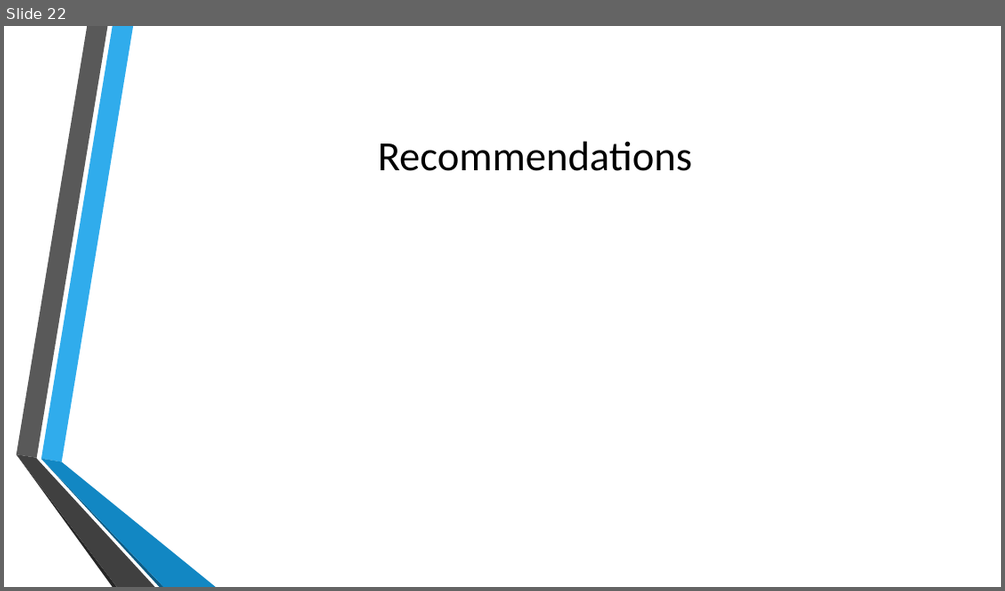
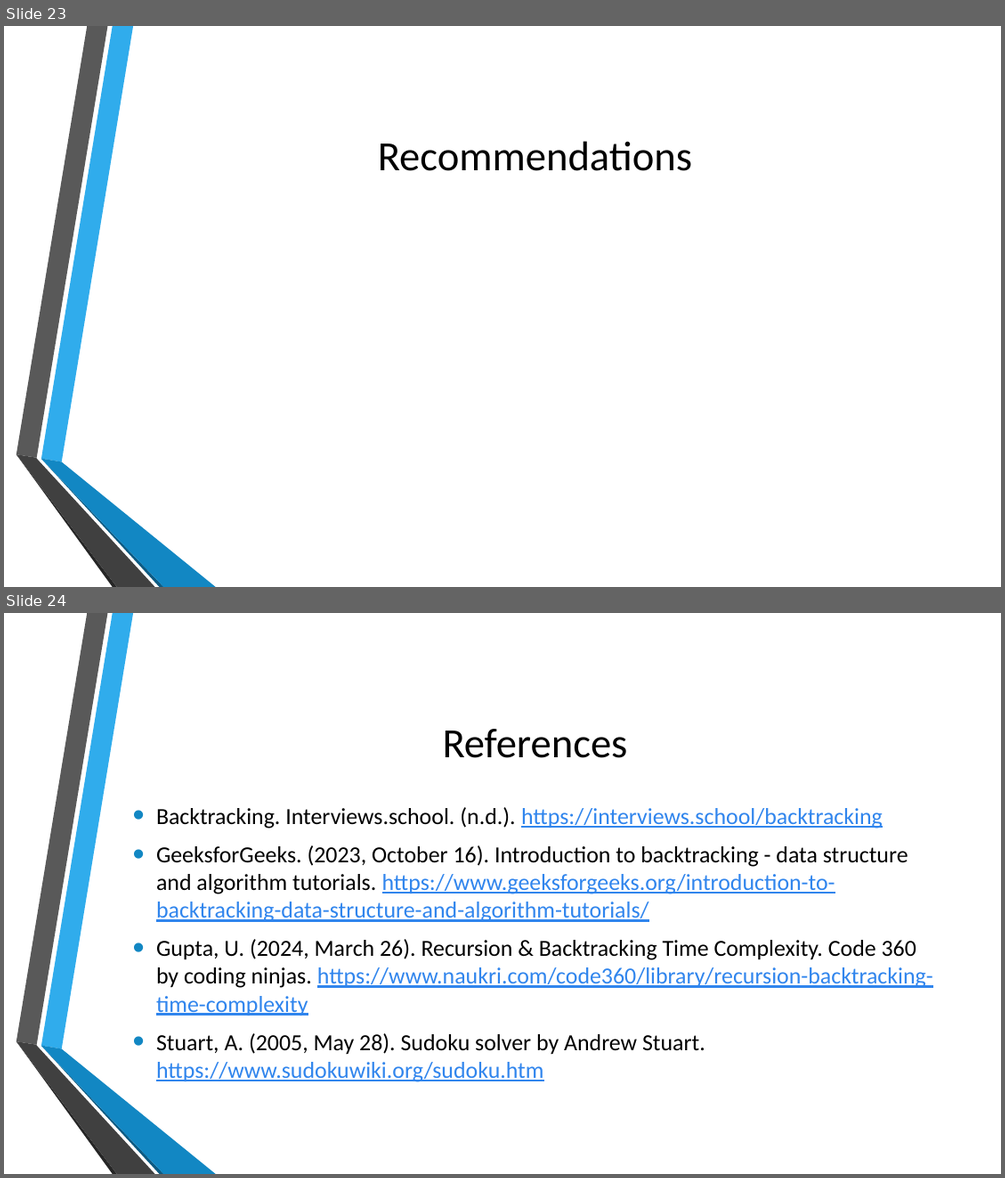
Before and after one commit to BionicScout/LTU-AI-Group_Project, a slide deck: AI TermProject Presentation.pptx. Shown one above the other, each under a label of ours: slide 22 before the commit, slides 23 and 24 after it. The pictures are 1005x591 and 1005x1178 pixels, drawn with LibreOffice and Linux fonts; fonts in the diff are those of the drawing; background and template pictures are left out. Boxes give left, top, right and bottom in pixels: in the first picture for what was removed or moved away, otherwise in the second. Text is boxed around its words. In the diff, an @@ line names an element or a change of style, - is before the commit and + after.

```diff
--- a/AI TermProject Presentation.pptx
+++ b/AI TermProject Presentation.pptx
@@ slide 24 added at [4,613,1001,1174], background picture (left out); not listed: 6 template elements that a slide beside it also shows @@
@@ title added at [443,729,628,758], 40 pt, text #000000 @@
+References
@@ text added at [156,807,933,1082], 22.2 pt, text #000000 @@
+• Backtracking. Interviews.school. (n.d.). https://interviews.school/backtracking
+• GeeksforGeeks. (2023, October 16). Introduction to backtracking - data structure and algorithm tutorials. https://www.geeksforgeeks.org/introduction-to-backtracking-data-structure-and-algorithm-tutorials/
+• Gupta, U. (2024, March 26). Recursion & Backtracking Time Complexity. Code 360 by coding ninjas. https://www.naukri.com/code360/library/recursion-backtracking-time-complexity
+• Stuart, A. (2005, May 28). Sudoku solver by Andrew Stuart. https://www.sudokuwiki.org/sudoku.htm
@@ what was slide 22 is now slide 23 @@
```
Also in this commit, not shown: 4 slides changed, 2 other slides added, 3 slides removed, 1 other file.
